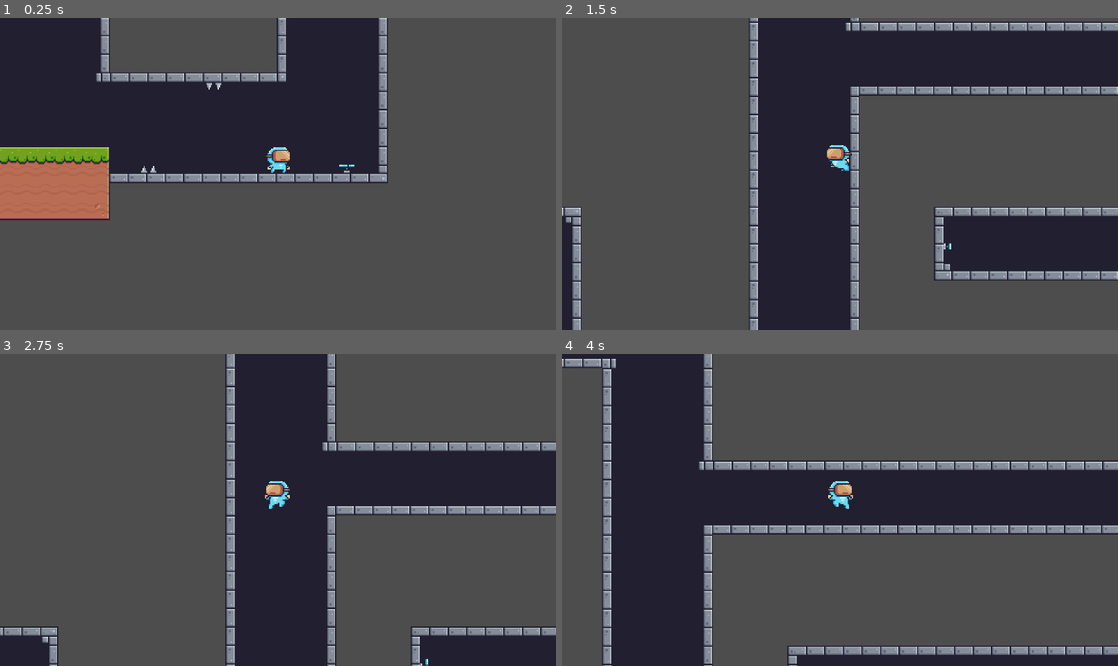
Above: before the commit, frames 1-4 (two rows, left to right).
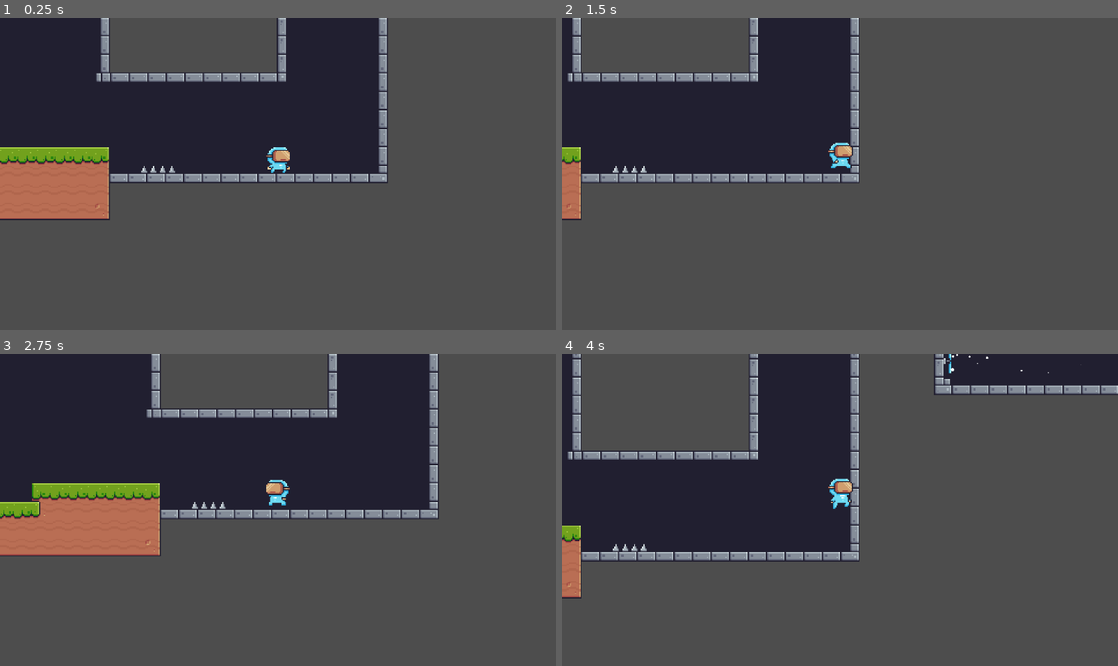
Above: after the commit, the same moments.

Repository: bennytha/platformer
Game: Godot game, scene res://game/levels/level.tscn
The game is run twice, just before and just after one commit, with the same random seed, the same clock (stepped at 60 frames per second) and the same inputs.
Inputs:
- Up to frame 1 (0.25 s): no input
- Up to frame 2 (1.5 s): hold D (move_right) from 0.53 s (still down); tap Space (jump) at 0.77 s
- Up to frame 3 (2.75 s): tap Space (jump) at 1.52 s; release D (move_right) at 2.03 s; hold A (move_left) from 2.03 s (still down)
- Up to frame 4 (4 s): release A (move_left) at 2.78 s; hold D (move_right) from 2.78 s (still down); tap Space (jump) at 3.02, 3.77 s

The runs differ from the first frame. In frame 1, less than 0.1% of the frame differs, in the area x 28-64%, y 20-50%; in frame 2, 44%; in frame 3, 53%, in the area x 0-100%, y 0-100%; in frame 4, 49%.

Commit message:
fan particle effects added

Diff:
--- a/game/levels/level.tscn
+++ b/game/levels/level.tscn
@@ -26,32 +26,16 @@
 position = Vector2(745, 193)
 
 [node name="AntiGravity" parent="." unique_id=1209656866 instance=ExtResource("6_dh60h")]
-position = Vector2(746, -14)
+position = Vector2(746, 0)
 
-[node name="AntiGravity3" parent="." unique_id=858061960 instance=ExtResource("6_dh60h")]
-position = Vector2(746, -200)
-rotation = -2.6179938
-
-[node name="AntiGravity4" parent="." unique_id=2063557804 instance=ExtResource("6_dh60h")]
-position = Vector2(746, -370.99997)
-rotation = -2.6179938
+[node name="AntiGravity2" parent="." unique_id=1930406984 instance=ExtResource("6_dh60h")]
+position = Vector2(746, -156)
 
 [node name="Spikes" parent="." unique_id=51840838 instance=ExtResource("7_83jkg")]
 position = Vector2(946, 199)
 
 [node name="Spikes2" parent="." unique_id=1622539041 instance=ExtResource("7_83jkg")]
-position = Vector2(1001, 121)
-rotation = -3.1415927
-
-[node name="Fan" parent="." unique_id=1795806380 instance=ExtResource("7_mu8dv")]
-position = Vector2(1116, 199)
-wind_force = Vector2(0, -350)
-is_fan_on = true
-
-[node name="Fan4" parent="." unique_id=1119748071 instance=ExtResource("7_mu8dv")]
-position = Vector2(1772, 264)
-wind_force = Vector2(0, -500)
-is_fan_on = true
+position = Vector2(962, 199)
 
 [node name="Fan2" parent="." unique_id=849224739 instance=ExtResource("7_mu8dv")]
 position = Vector2(1224, 34)
--- a/game/objects/interactive_items/fan/fan.gd
+++ b/game/objects/interactive_items/fan/fan.gd
@@ -3,6 +3,7 @@
 @onready var wind_collision_shape_2d: CollisionShape2D = $WindBox/CollisionShape2D
 @onready var wind_box: Area2D = $WindBox
 @onready var hitBox_collision_shape_2d: CollisionShape2D = $HitBox/CollisionShape2D
+@onready var cpu_particles_2d: CPUParticles2D = $CPUParticles2D
 
 @export var wind_force: Vector2 = Vector2(-150, 0)
 @export var is_fan_on: bool = true:
@@ -17,6 +18,7 @@
 	_update_fan_state()
 	if "wind_force" in wind_box:
 		wind_box.wind_force = wind_force
+	cpu_particles_2d.gravity = wind_force
 
 
 func _update_fan_state() -> void:
--- a/game/objects/interactive_items/fan/fan.tscn
+++ b/game/objects/interactive_items/fan/fan.tscn
@@ -5,6 +5,7 @@
 [ext_resource type="Texture2D" uid="uid://b64m5pjxwc3kq" path="res://assets/Traps/Fan/On (24x8).png" id="2_ccbdn"]
 [ext_resource type="Script" uid="uid://b0gd2gtx5uwr3" path="res://common/script/wind_zone.gd" id="3_axf3g"]
 [ext_resource type="Script" uid="uid://cafbw5q5u8bwm" path="res://common/script/hitbox.gd" id="5_jdwlh"]
+[ext_resource type="Texture2D" uid="uid://cnm2cxyr70j4d" path="res://assets/Other/Dust Particle.png" id="6_002bq"]
 
 [sub_resource type="AtlasTexture" id="AtlasTexture_xetuw"]
 atlas = ExtResource("2_ccbdn")
@@ -59,6 +60,10 @@
 [sub_resource type="RectangleShape2D" id="RectangleShape2D_jdwlh"]
 size = Vector2(21, 7)
 
+[sub_resource type="Curve" id="Curve_12xc8"]
+_data = [Vector2(0, 0.28679532), 0.0, 0.01275248, 0, 0, Vector2(0.9761904, 0), -0.034260698, 0.0, 0, 0]
+point_count = 2
+
 [node name="Fan" type="Node2D" unique_id=1119748071]
 script = ExtResource("1_ccbdn")
 wind_force = Vector2(-250, 0)
@@ -93,3 +98,19 @@
 [node name="CollisionShape2D" type="CollisionShape2D" parent="StaticBody2D" unique_id=1418866467]
 position = Vector2(0.5, -3.5)
 shape = SubResource("RectangleShape2D_jdwlh")
+
+[node name="CPUParticles2D" type="CPUParticles2D" parent="." unique_id=657438764]
+position = Vector2(1, -6)
+amount = 12
+texture = ExtResource("6_002bq")
+lifetime = 1.86
+preprocess = 3.91
+speed_scale = 1.58
+randomness = 1.0
+lifetime_randomness = 0.17
+emission_shape = 3
+emission_rect_extents = Vector2(10, 1)
+gravity = Vector2(0, -150)
+scale_amount_min = 0.0
+scale_amount_max = 1.49
+scale_amount_curve = SubResource("Curve_12xc8")
